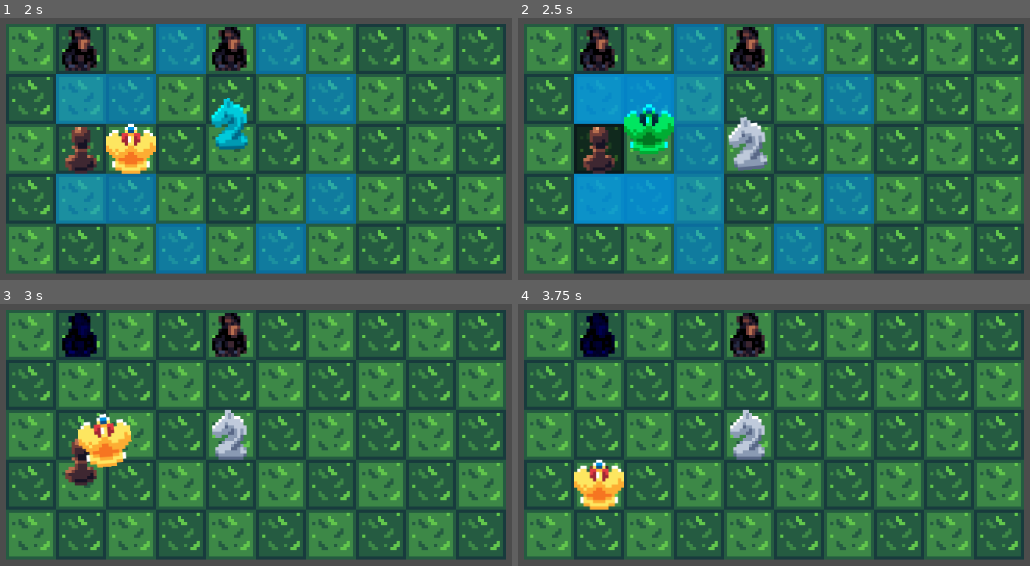
Above: before the commit, frames 1-4 (two rows, left to right).
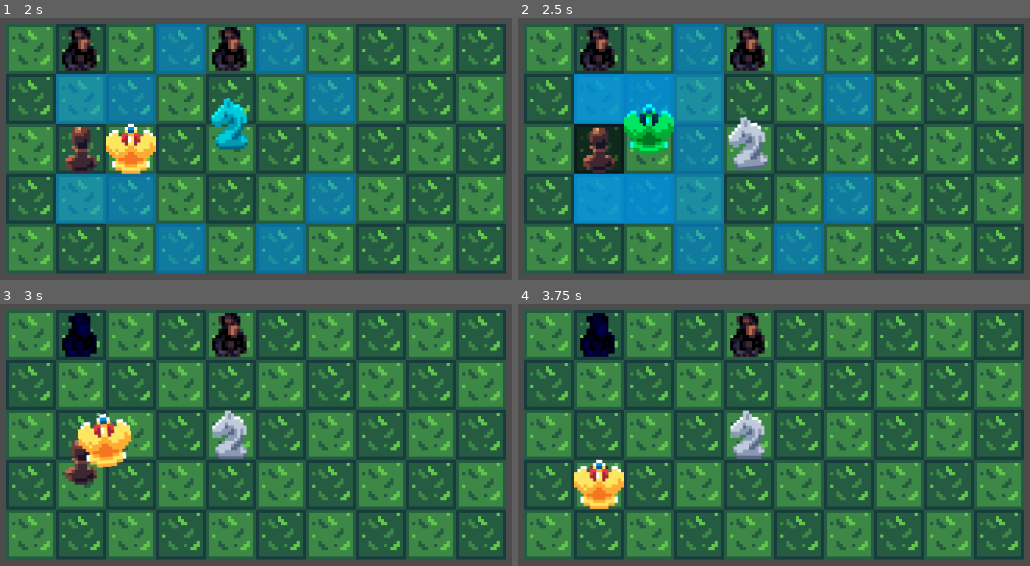
Above: after the commit, the same moments.

Repository: stealthio/Kings-Pawn
Game: Godot game, scene res://Game.tscn
The game is run twice, just before and just after one commit, with the same random seed, the same clock (stepped at 60 frames per second) and the same inputs. The project has no main scene, so this scene is started directly.
Inputs (mouse positions are in pixels of both pictures, inside the frame that each line leads up to):
- Up to frame 1 (2 s): tap Enter at 0.5 s; move the mouse to (81, 149) at 0.52 s; click (81, 149) at 0.6 s; move the mouse to (230, 149) at 1.27 s; click (230, 149) at 1.35 s
- Up to frame 2 (2.5 s): move the mouse to (651, 149) at 2.02 s; click (651, 149) at 2.1 s
- Up to frame 3 (3 s): move the mouse to (81, 484) at 2.77 s; click (81, 484) at 2.85 s
- Up to frame 4 (3.75 s): move the mouse to (outside the picture) at 3.52 s; click (outside the picture) at 3.6 s

Frame 1 is identical in both runs. In frame 2, less than 0.1% of the frame differs, in the area x 12-19%, y 41-60%; in frame 3, 0.1%; in frame 4, 0.3%, in the area x 10-49%, y 40-79%.

Commit message:
Fixed a bug causing Idle not to play after pickup

Diff:
--- a/Scripts/Figure.gd
+++ b/Scripts/Figure.gd
@@ -62,3 +62,5 @@
 		$AnimationPlayer.play("FloatingIdle")
 	if anim_name == "PutDown":
 		$AnimationPlayer.play("RESET")
+	if anim_name == "RESET":
+		$AnimationPlayer.play("Idle")
